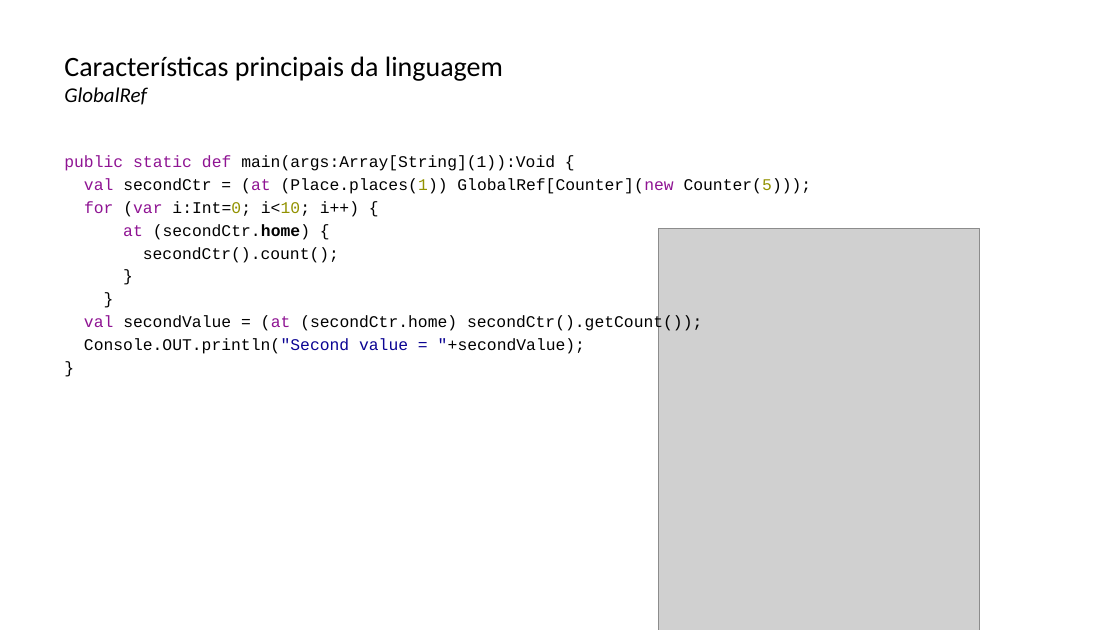
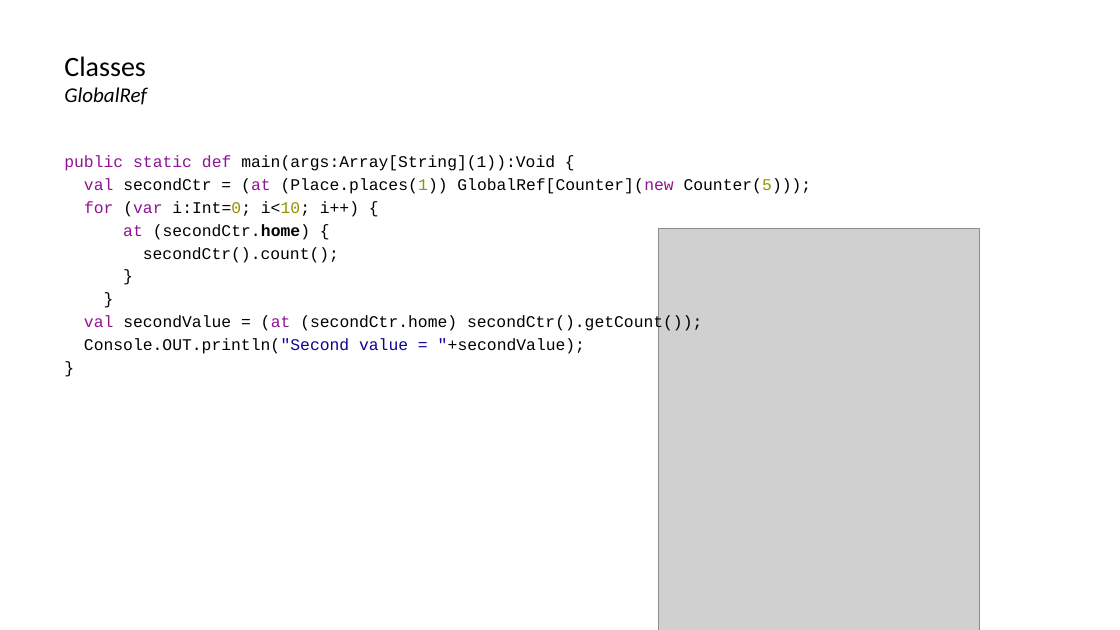
Before and after one commit to lquatrin/inf2591, a slide deck: slide 22 of x10.pptx (slide 21 before the commit). Drawn at 1120x630 pixels with LibreOffice and Linux fonts; fonts in the diff are those of the drawing; grey boxes stand for pictures. Boxes give left, top, right and bottom in pixels: in the first picture for what was removed or moved away, otherwise in the second. Text is boxed around its words. In the diff, an @@ line names an element or a change of style, - is before the commit and + after.

```diff
--- a/x10.pptx
+++ b/x10.pptx
@@ title at (x1=64, y1=56, x2=147, y2=105): text changed; size 24 to 18 pt; italic on @@
-Características principais da linguagem
-GlobalRef
+Classes
+GlobalRef
```
Also in this commit, not shown: 12 other slides changed, 1 slide added, 5 other files.
